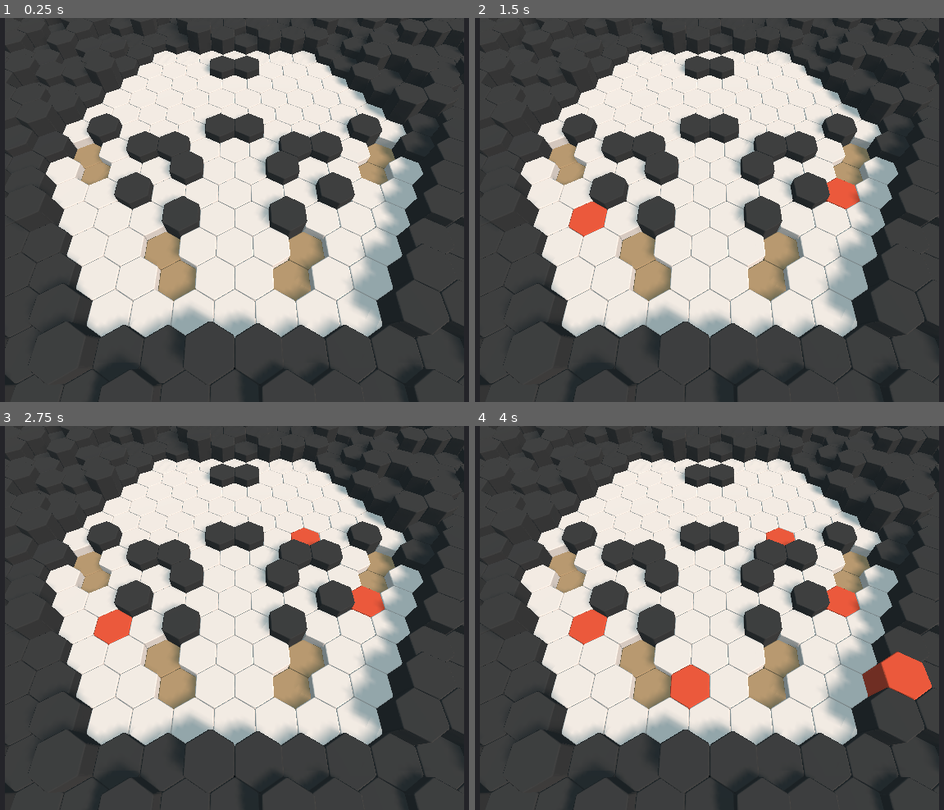
Above: before the commit, frames 1-4 (two rows, left to right).
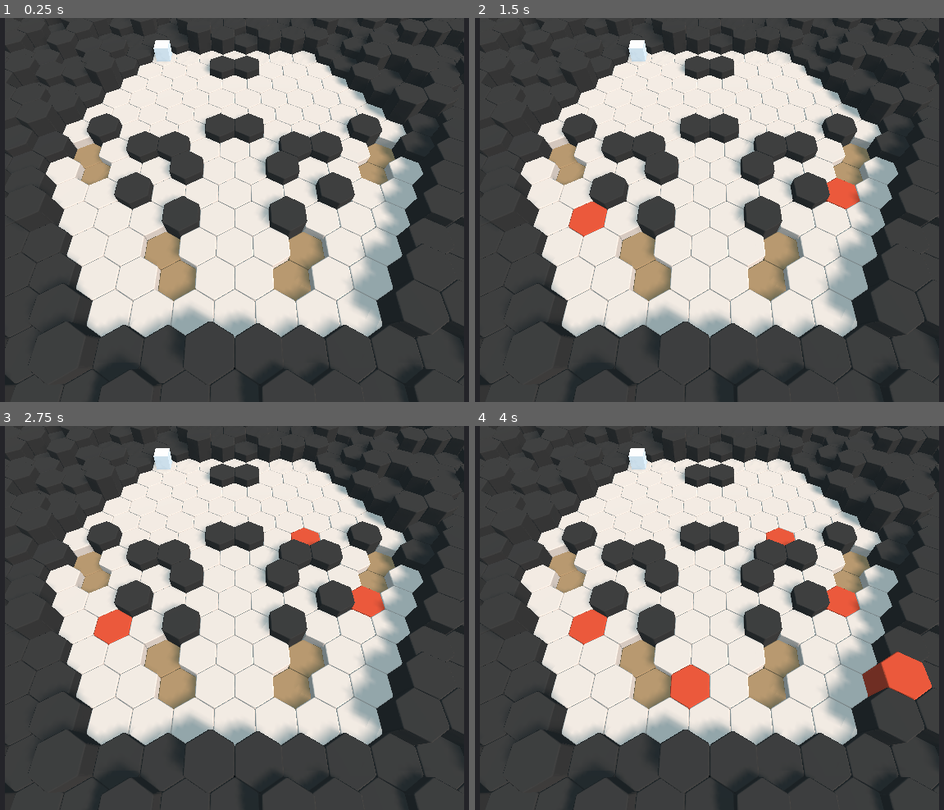
Above: after the commit, the same moments.

Repository: Tess-Qieu/Alakazam-Phoenix
Game: Godot game, scene res://Scenes/BattleScreen.tscn
The game is run twice, just before and just after one commit, with the same random seed, the same clock (stepped at 60 frames per second) and the same inputs.
Inputs (mouse positions are in pixels of both pictures, inside the frame that each line leads up to):
- Up to frame 1 (0.25 s): no input
- Up to frame 2 (1.5 s): tap Enter at 0.5 s; move the mouse to (854, 190) at 0.52 s; click (854, 190) at 0.67 s; tap Space at 1.25 s; move the mouse to (578, 229) at 1.27 s; click (578, 229) at 1.42 s
- Up to frame 3 (2.75 s): tap Enter at 2 s; move the mouse to (300, 533) at 2.02 s; click (300, 533) at 2.17 s
- Up to frame 4 (4 s): tap Space at 2.75 s; move the mouse to (676, 694) at 2.77 s; click (676, 694) at 2.92 s; tap Enter at 3.5 s; move the mouse to (906, 675) at 3.52 s; click (906, 675) at 3.67 s

The runs differ from the first frame. In frame 1, 0.2% of the frame differs, in the area x 32-37%, y 5-12%; in frame 2, 0.2%; in frame 3, 0.2%; in frame 4, 0.2%.

Commit message:
Change player to character

Diff:
--- a/HexGrid/Scenes/Player.tscn
+++ b/HexGrid/Scenes/Character.tscn
@@ -1,11 +1,14 @@
-[gd_scene load_steps=3 format=2]
+[gd_scene load_steps=4 format=2]
+
+[ext_resource path="res://Scripts/Character.gd" type="Script" id=1]
 
 [sub_resource type="CubeMesh" id=1]
 
 [sub_resource type="BoxShape" id=2]
 
-[node name="Player" type="Spatial"]
+[node name="Character" type="Spatial"]
 transform = Transform( 0.5, 0, 0, 0, 0.5, 0, 0, 0, 0.5, 0, 0.5, 0 )
+script = ExtResource( 1 )
 
 [node name="KinematicBody" type="KinematicBody" parent="."]
 
--- a/HexGrid/Scripts/Battle.gd
+++ b/HexGrid/Scripts/Battle.gd
@@ -1,21 +1,20 @@
 extends Spatial
 
-var Player = preload("res://Scenes/Player.tscn")
+var Character = preload("res://Scenes/Character.tscn")
 
-var player_1 = null
+var character_1 = null
 
 # Called when the node enters the scene tree for the first time.
 func _ready():
-#	prepare()
-	pass
+	prepare()
 
 func prepare():
-	player_1 = Player.instance()
-	add_child(player_1)
+	character_1 = Character.instance()
+	add_child(character_1)
 	var cell = $Map.get_cells_kind('floor')[0]
-	put_player_on_map(player_1, cell)
+	put_character_on_map(character_1, cell)
 
-func put_player_on_map(player, cell):
-	player.translation.x = cell.translation.x
-	player.translation.y = 1.5
-	player.translation.z = cell.translation.z
+func put_character_on_map(character, cell):
+	character.translation.x = cell.translation.x
+	character.translation.y = 1.5
+	character.translation.z = cell.translation.z
--- a/HexGrid/Scripts/Cell.gd
+++ b/HexGrid/Scripts/Cell.gd
@@ -16,10 +16,10 @@
 func _ready():
 	pass
 
-func init(q, r, kind):
-	self.q = q
-	self.r = r
-	self.kind = kind
+func init(_q, _r, _kind):
+	q = _q
+	r = _r
+	kind = _kind
 	translation.x = q * TRANS_RIGHT.x + r * TRANS_DOWNRIGHT.x
 	translation.z = r * TRANS_DOWNRIGHT.y
 	change_material(Global.materials[kind])
--- /dev/null
+++ b/HexGrid/Scripts/Character.gd
@@ -0,0 +1,7 @@
+extends Spatial
+
+var max_lifepoint
+var max_move
+
+var current_lifepoint
+var current_movement
